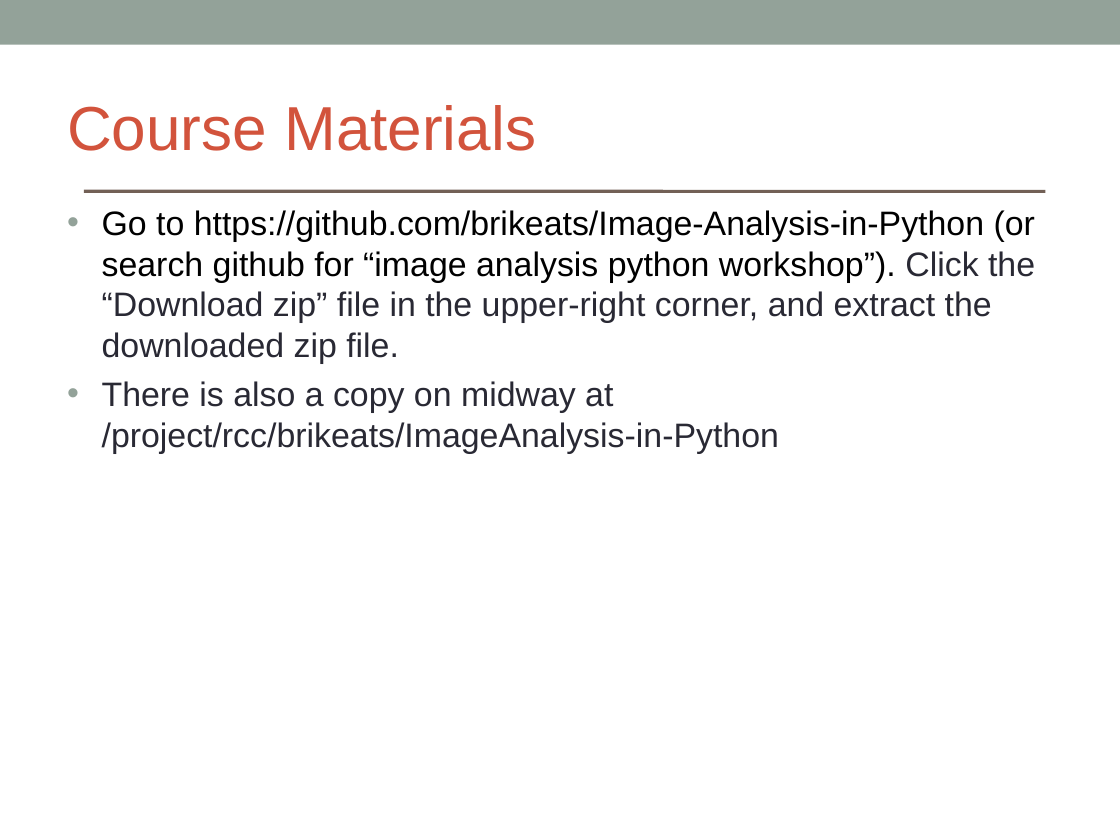
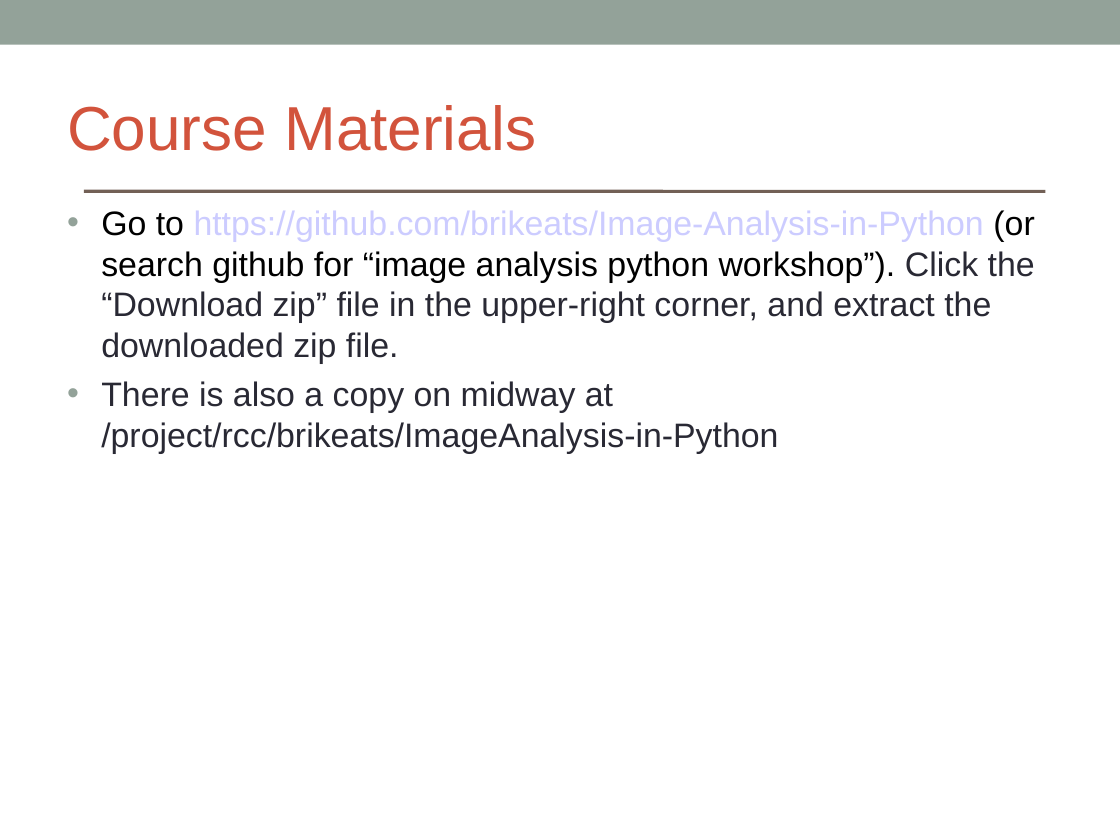
Before and after one commit to brikeats/Image-Analysis-in-Python, a slide deck: slide 2 of ImageAnalysisPython.ppt. Drawn at 1120x840 pixels with LibreOffice and Linux fonts; fonts in the diff are those of the drawing. Boxes give left, top, right and bottom in pixels: in the first picture for what was removed or moved away, otherwise in the second. Text is boxed around its words. In the diff, an @@ line names an element or a change of style, - is before the commit and + after.

```diff
--- a/ImageAnalysisPython.ppt
+++ b/ImageAnalysisPython.ppt
@@ text at (101, 210, 1035, 364): text colour #000000 to #CCCCFF in "https://github.com/brikeats/Image-Analysis-in-Python" @@
```
Also in this commit, not shown: 7 other slides changed.
